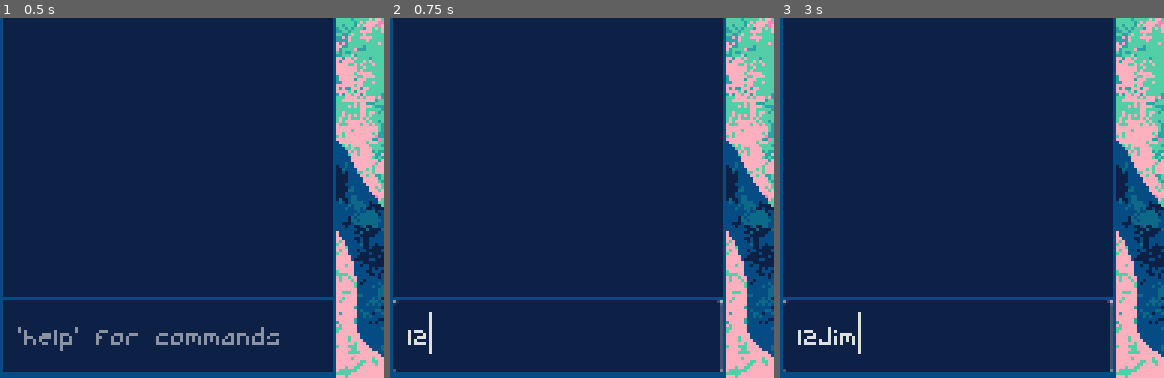
Above: before the commit, frames 1-3 (left to right).
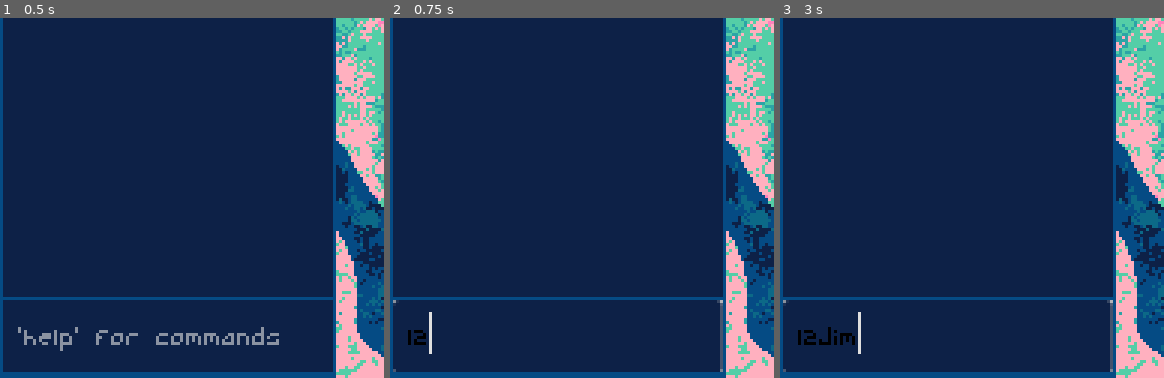
Above: after the commit, the same moments.

Repository: BoopEnthusiast/Micro-Jam-15
Game: Godot game, scene res://scenes/main.tscn
The game is run twice, just before and just after one commit, with the same random seed, the same clock (stepped at 60 frames per second) and the same inputs.
Inputs (mouse positions are % of the whole screen's width and height, from its top left):
- Up to frame 1 (0.5 s): no input
- Up to frame 2 (0.75 s): click (22, 94) at 0.52 s; type "12" at 0.6 s
- Up to frame 3 (3 s): move the mouse to (22, 89) at 1.27 s; move the mouse to (68, 55) at 2.02 s; type "Jim" at 2.75 s
The pictures show only the part of the screen within x 0-50%, y 50-100%; the shares and areas given below are measured in that part.

Frame 1 is identical in both runs. In frame 2, 0.1% of the frame differs, in the area x 4-10%, y 86-91%; in frame 3, 0.3%, in the area x 4-20%, y 85-91%.

Commit message:
better nav + terminal stuff

Diff:
--- a/scenes/main.tscn
+++ b/scenes/main.tscn
@@ -6,8 +6,8 @@
 [ext_resource type="PackedScene" uid="uid://blsmf1r2lvqwy" path="res://scenes/ghost.tscn" id="3_4ci76"]
 
 [sub_resource type="NavigationPolygon" id="NavigationPolygon_c3t1r"]
-vertices = PackedVector2Array(1432, 672, 1455, 673, 1455, 781, 1401, 716, 1397, 703, 1397, 729, 1424, 797, 1348, 799, 1389, 737, 1393, 833, 1369, 843, 1351, 716, 1321, 761, 1321, 613, 1372, 613, 1374, 634, 1355, 703, 1412, 644, 1389, 695, 1397, 648, 1376, 691, 1392, 843, 1376, 741, 1363, 737, 1355, 729, 1363, 695)
-polygons = Array[PackedInt32Array]([PackedInt32Array(0, 1, 2, 3, 4), PackedInt32Array(5, 3, 2, 6), PackedInt32Array(7, 8, 5, 6, 9, 10), PackedInt32Array(11, 12, 13, 14, 15, 16), PackedInt32Array(17, 0, 4, 18, 19), PackedInt32Array(19, 18, 20, 15), PackedInt32Array(9, 21, 10), PackedInt32Array(22, 8, 7, 12), PackedInt32Array(23, 22, 12), PackedInt32Array(24, 23, 12), PackedInt32Array(15, 20, 25), PackedInt32Array(11, 24, 12), PackedInt32Array(16, 15, 25)])
+vertices = PackedVector2Array(1434, 670, 1455, 669, 1455, 782, 1401, 716, 1397, 703, 1397, 729, 1449, 786, 1448, 786, 1366, 843, 1356, 831, 1350, 821, 1351, 821, 1395, 832, 1394, 843, 1426, 799, 1389, 737, 1351, 716, 1321, 765, 1321, 613, 1374, 613, 1376, 634, 1355, 703, 1421, 653, 1389, 695, 1398, 648, 1411, 641, 1376, 691, 1376, 741, 1407, 817, 1348, 801, 1335, 786, 1363, 695, 1407, 818, 1363, 737, 1355, 729)
+polygons = Array[PackedInt32Array]([PackedInt32Array(0, 1, 2, 3, 4), PackedInt32Array(5, 3, 2, 6, 7), PackedInt32Array(8, 9, 10, 11, 12, 13), PackedInt32Array(5, 7, 14, 15), PackedInt32Array(16, 17, 18, 19, 20, 21), PackedInt32Array(22, 0, 4, 23, 24, 25), PackedInt32Array(24, 23, 26, 20), PackedInt32Array(27, 15, 14, 28, 29, 30), PackedInt32Array(20, 26, 31), PackedInt32Array(32, 12, 11, 29, 28), PackedInt32Array(33, 27, 30, 17), PackedInt32Array(34, 33, 17), PackedInt32Array(16, 34, 17), PackedInt32Array(21, 20, 31)])
 outlines = Array[PackedVector2Array]([PackedVector2Array(1316, 608, 1316, 848, 1460, 848, 1460, 608)])
 source_geometry_group_name = &"navigation_polygon_source_group"
 agent_radius = 5.0
--- a/scenes/ui.tscn
+++ b/scenes/ui.tscn
@@ -62,6 +62,7 @@
 anchor_bottom = 0.99375
 grow_horizontal = 2
 grow_vertical = 0
+theme_override_colors/font_color = Color(0, 0, 0, 1)
 theme_override_styles/normal = SubResource("StyleBoxFlat_dx1ii")
 placeholder_text = " 'help' for commands"
 script = ExtResource("2_t6jp4")
--- a/scripts/terminal.gd
+++ b/scripts/terminal.gd
@@ -4,6 +4,9 @@
 var last_caret_column: int
 
 @onready var log_node = $"../TextBackground/LogContainer/Log"
+
+
+var command_list = ["help - print this", "ls - list files", "cat <name> - ", ]
 
 
 func _on_text_changed():
@@ -22,11 +25,20 @@
 
 	# User says to input
 	if text.contains("\n"):
+		text = text.erase(0)
+		text = text.replace("\n", "")
+		log_node.add_log(text)
+		entered_command()
 		text = ""
-		log_node.add_log(text)
+
+	# Limit text length
+	if len(text) > 16:
+		text = text.erase(get_caret_column() - 1)
+		set_caret_column(last_caret_column)
 
 	# Store caret position
 	last_caret_column = get_caret_column()
+
 
 func _on_caret_changed():
 	# Don't let user move caret behind spacing
@@ -35,3 +47,21 @@
 
 	# Store caret position
 	last_caret_column = get_caret_column()
+
+
+func entered_command() -> void:
+	var command = text.to_lower().strip_edges()
+	if command == "help":
+		print_help()
+	elif command.begins_with("chop "):
+		command = command.lstrip("chop ")
+	elif command.begins_with("chop"):
+		log_node.log_error("chop requires more arguments")
+	else:
+		log_node.log_error("Could not parse command")
+
+
+func print_help() -> void:
+	log_node.add_log("Available commands:")
+	for command in command_list:
+		log_node.add_log(command)
--- a/scripts/terminal_log.gd
+++ b/scripts/terminal_log.gd
@@ -2,6 +2,8 @@
 
 
 func add_log(text_to_add: String) -> void:
-	print(text)
 	append_text("\n %s" % [text_to_add.replace("[", "[lb]")])
-	print(text)
+
+
+func log_error(text_to_log: String) -> void:
+	append_text("\n [color=red]%s[/color]" % [text_to_log])
